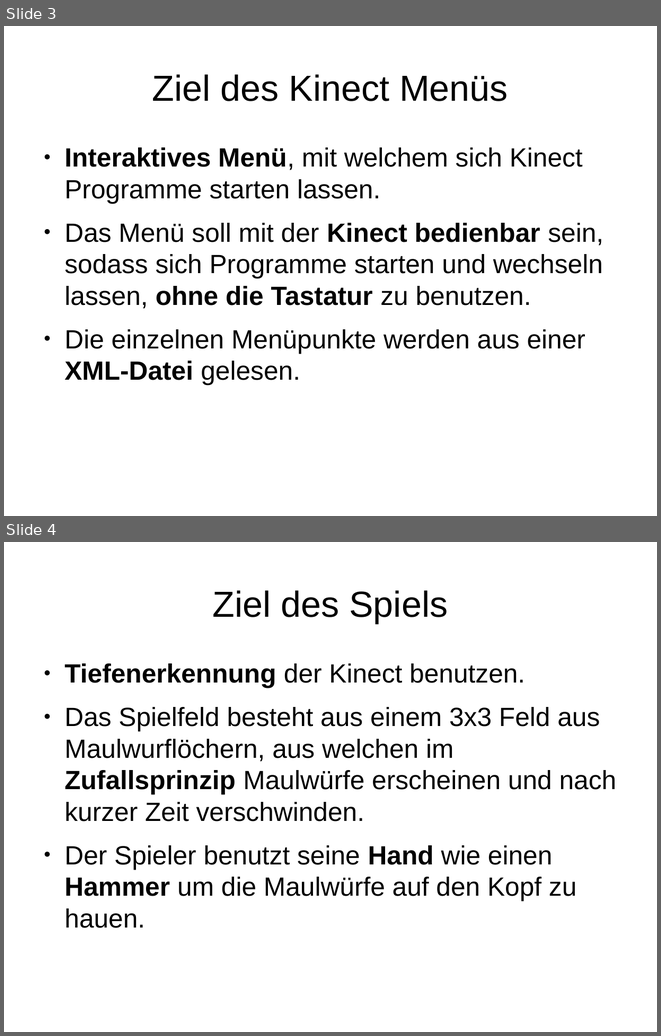
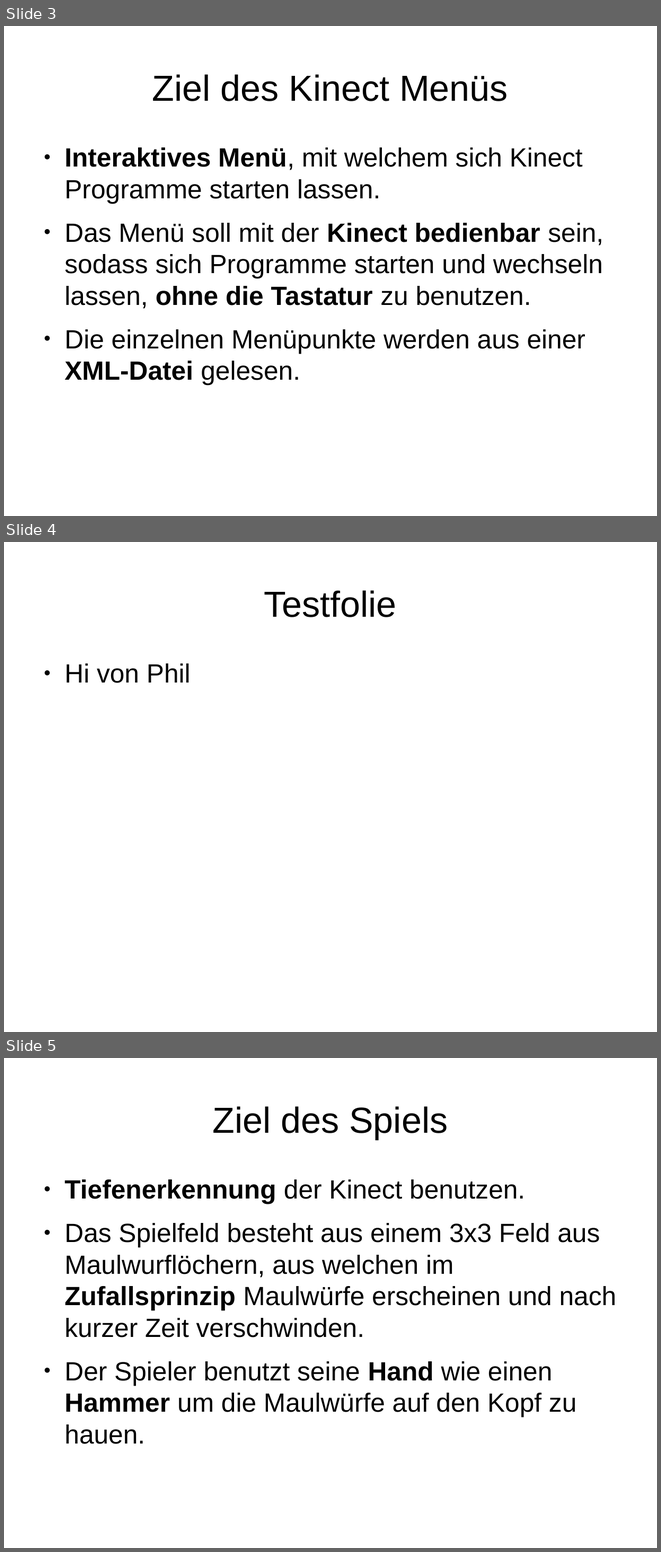
Before and after one commit to dagophil/sfml_openni, a slide deck: presentation/haegele_schill_kinect_menu.odp. Shown one above the other, each under a label of ours: slides 3 and 4 before the commit, slides 3, 4 and 5 after it. The pictures are 661x1036 and 661x1552 pixels, drawn with LibreOffice and Linux fonts; fonts in the diff are those of the drawing. Boxes give left, top, right and bottom in pixels: in the first picture for what was removed or moved away, otherwise in the second. Text is boxed around its words. In the diff, an @@ line names an element or a change of style, - is before the commit and + after.

Commit message:
Test change on presentation.

```diff
--- a/presentation/haegele_schill_kinect_menu.odp
+++ b/presentation/haegele_schill_kinect_menu.odp
@@ slide 4 added at [4,542,657,1032], background #FFFFFF @@
@@ title added at [264,590,397,617], 44 pt, text #000000 @@
+Testfolie
@@ text added at [64,663,191,683], 32 pt, text #000000 @@
+● Hi von Phil
@@ what was slide 4 is now slide 5 @@
```
